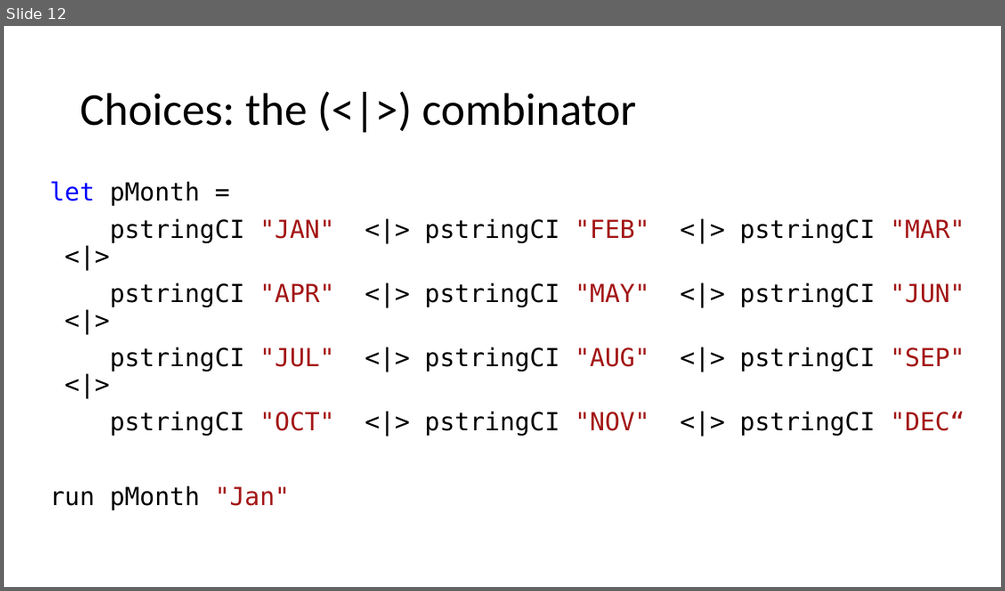
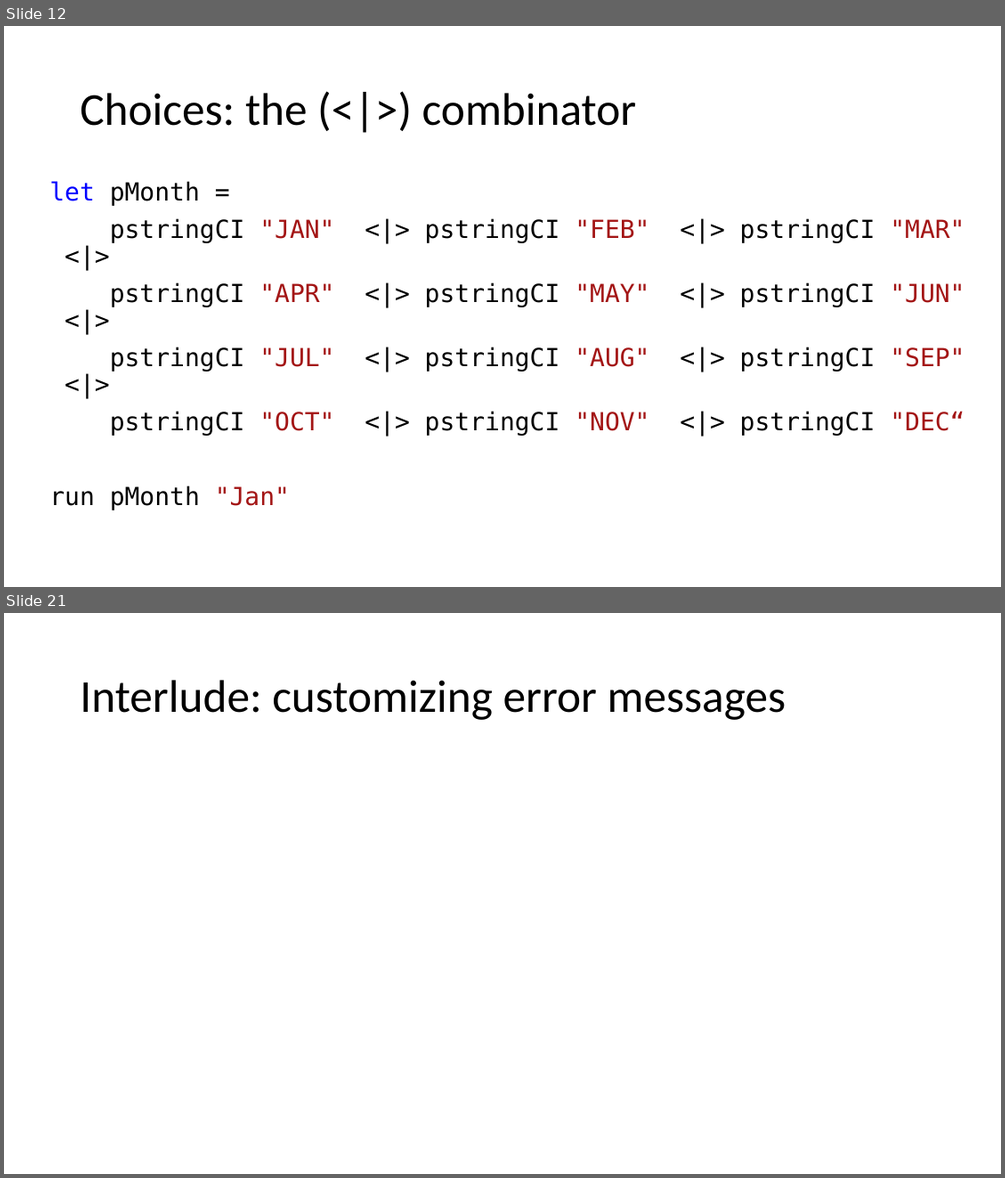
Before and after one commit to atiboros/PracticalFParsec, a slide deck: Slides/Practical FParsec V2.pptx. Shown one above the other, each under a label of ours: slide 12 before the commit, slides 12 and 21 after it; the slides between them are not shown. The pictures are 1005x591 and 1005x1178 pixels, drawn with LibreOffice and Linux fonts; fonts in the diff are those of the drawing. Boxes give left, top, right and bottom in pixels: in the first picture for what was removed or moved away, otherwise in the second. Text is boxed around its words. In the diff, an @@ line names an element or a change of style, - is before the commit and + after.

```diff
--- a/Slides/Practical FParsec V2.pptx
+++ b/Slides/Practical FParsec V2.pptx
@@ slide 21 added at bbox=[4, 613, 1001, 1174], background #FFFFFF @@
@@ title added at bbox=[80, 680, 786, 720], 44 pt, text #000000 @@
+Interlude: customizing error messages
```
Also in this commit, not shown: 1 slide changed, 10 other slides added, 1 other file.
